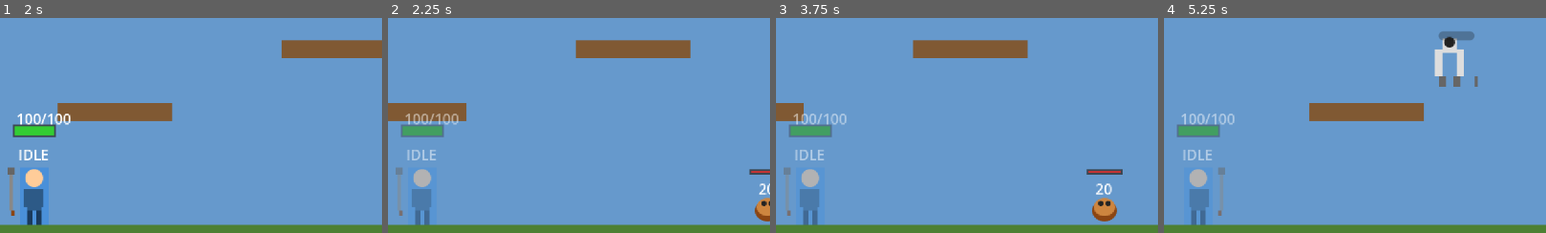
Above: before the commit, frames 1-4 (left to right).
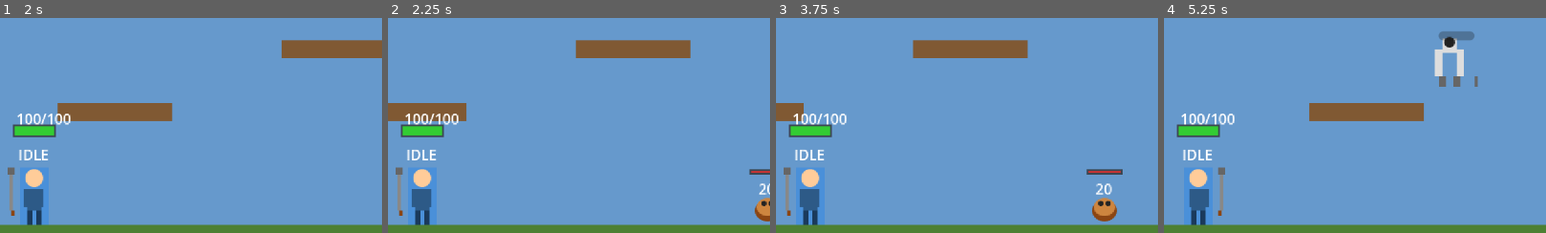
Above: after the commit, the same moments.

Repository: wenzy-tech/godot-adventure
Game: Godot game, scene res://Levels/TitleScreen.tscn
Two runs of this game, one before a commit and one after it. Both use one fixed random seed, a clock stepped at 60 frames per second and the inputs below.
Inputs:
- Up to frame 1 (2 s): click "▶ 开始游戏" at 0.5 s; tap Enter at 1.25 s; hold D from 1.28 s (still down); tap J at 1.35 s; tap W at 1.52 s
- Up to frame 2 (2.25 s): keep holding D; tap Shift at 2.1 s
- Up to frame 3 (3.75 s): tap W at 2.27 s; release D at 2.78 s; hold A 2.78-3.53 s; tap J at 2.85 s; hold D from 3.53 s (still down); tap Shift at 3.6 s
- Up to frame 4 (5.25 s): tap W at 3.77, 4.52 s; tap J at 4.35 s; release D at 5.03 s; hold A from 5.03 s (still down); tap Shift at 5.1 s
The pictures show only the part of the screen within x 46-96%, y 10-60%; the shares and areas given below are measured in that part.

Frame 1 is identical in both runs. In frame 2, 2.4% of the frame differs, in the area x 2-19%, y 44-97%; in frame 3, 2.4%; in frame 4, 2.4%.

Commit message:
Add invincibility frames after taking damage (0.5s)

Diff:
--- a/Player/Player.gd
+++ b/Player/Player.gd
@@ -50,6 +50,7 @@
 var is_charging: bool = false
 var charge_time: float = 0.0
 var was_on_floor: bool = false
+var invicible_timer: float = 0.0  # 受伤后无敌时间
 
 # 冷却计时器
 var attack_cooldown_timer: float = 0.0
@@ -83,7 +84,13 @@
 	update_health_bar()
 
 func _process(delta: float) -> void:
-	# 更新冷却计时器
+	# 更新无敌时间
+	if invicible_timer > 0:
+		invicible_timer -= delta
+		# 无敌时闪烁效果
+		modulate.a = 0.5 if int(invicible_timer * 20) % 2 == 0 else 1.0
+	else:
+		modulate.a = 1.0
 	if attack_cooldown_timer > 0:
 		attack_cooldown_timer -= delta
 	if charged_attack_cooldown_timer > 0:
@@ -356,12 +363,13 @@
 		body.take_damage(damage, knockback)
 
 func take_damage(amount: int, knockback: Vector2 = Vector2.ZERO) -> void:
-	if GameState.has_shield or current_state == STATE_DODGE:
+	if GameState.has_shield or current_state == STATE_DODGE or invicible_timer > 0:
 		return
 
 	GameState.player_current_hp -= amount
 	current_state = STATE_HURT
 	hurt_timer = 0.3
+	invicible_timer = 0.5  # 受伤后0.5秒无敌时间
 
 	velocity = knockback
 	move_and_slide()
